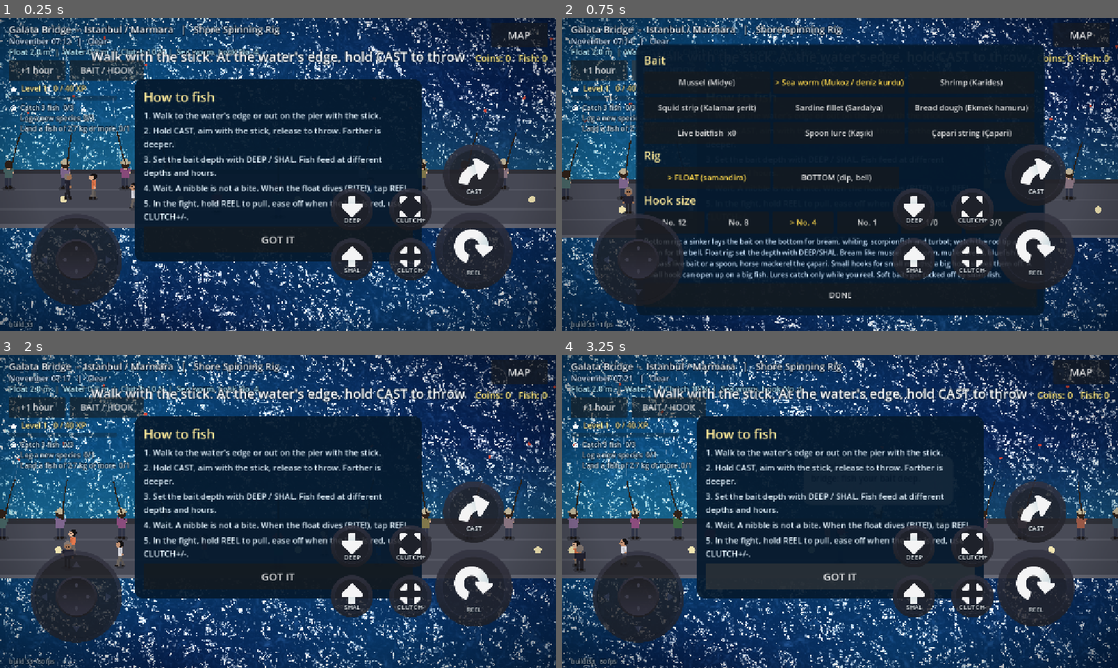
Above: before the commit, frames 1-4 (two rows, left to right).
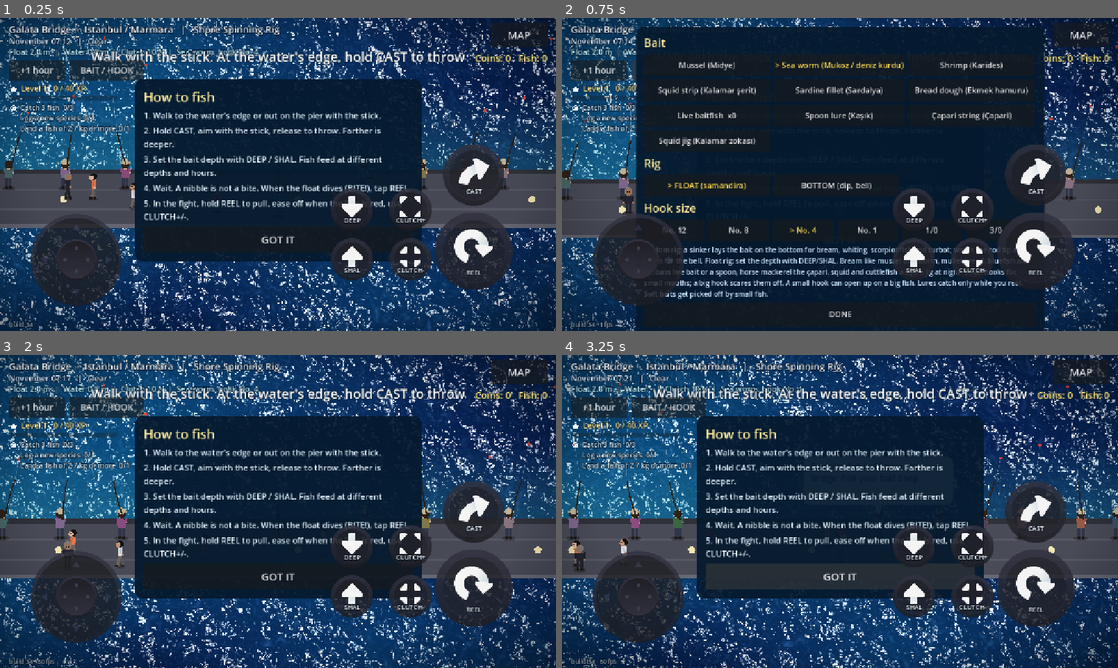
Above: after the commit, the same moments.

Repository: nextlevelcorp/godot_fishing_rpg
Game: Godot game, scene res://shore_fishing.tscn
Two runs of this game, one before a commit and one after it. Both use one fixed random seed, a clock stepped at 60 frames per second and the inputs below. This scene is started directly instead of the project's main scene.
Inputs (mouse positions are in pixels of both pictures, inside the frame that each line leads up to):
- Up to frame 1 (0.25 s): no input
- Up to frame 2 (0.75 s): click "BAIT / HOOK" at 0.5 s
- Up to frame 3 (2 s): click "DONE" at 1.25 s
- Up to frame 4 (3.25 s): tap Enter at 2 s; move the mouse to (962, 495) at 2.02 s; hold D (steer_right) 2.03-2.75 s; tap X (anchor) at 2.1 s; click (962, 495) at 2.17 s; drag from (728, 527) to (812, 574) at 2.77 s

The runs differ from the first frame. In frame 1, less than 0.1% of the frame differs, in the area x 5-6%, y 97-99%; in frame 2, 17%, in the area x 5-87%, y 2-100%; in frame 3, less than 0.1%; in frame 4, less than 0.1%.

Commit message:
fix: compact catch card that no longer hides the fish; squid jig (build 34)
- Catch card moved to the upper right, sized to its lines, smaller type and
  translucent; the landed fish is held up on the left at a capped size, so
  both are visible.
- New lure: squid jig (kalamar zokasi), the usual way to catch squid,
  cuttlefish and octopus from Turkish piers at night; carries its own pins.

Co-Authored-By: Claude Opus 5.5 <noreply@anthropic.com>
Claude-Session: https://claude.ai/code/session_01HLtjWBZvxzhjVtsJywwULp

Diff:
--- a/game_session.gd
+++ b/game_session.gd
@@ -11,7 +11,7 @@
 
 ## Shown on screen so a player can tell a fresh deploy from a page the browser cached.
 ## Bump it with every build that changes behaviour.
-const BUILD := "build 33"
+const BUILD := "build 34"
 const SAVE_PATH := "user://save.cfg"
 const SAVE_VERSION := 1
 const START_RIG := "shore_spinning_rig"
--- a/pov_view.gd
+++ b/pov_view.gd
@@ -28,6 +28,7 @@
 ## Sound cues for the shore scene to play: exit, drips, splash, splash_big.
 signal sfx(kind: String, volume: float)
 const G := 9.8
+const CATCH_AT := Vector2(470.0, 430.0)      ## where the landed fish is held up to look at
 const WAVE_ROWS := 12
 
 ## Set by ShoreFishing every frame.
@@ -422,7 +423,7 @@
 
 ## Landed: the fish swings up into view on the line, a pendulum on a spring, dripping water.
 func _animate_catch(delta: float) -> void:
-	var target := Vector2(540.0, 380.0)
+	var target := CATCH_AT
 	var acc := (target - _fish_pos) * 26.0 - _lift_v * 6.0
 	_lift_v += acc * delta
 	_fish_pos += _lift_v * delta
@@ -942,7 +943,7 @@
 
 
 func _draw_caught_fish() -> void:
-	var len_px := clampf(_fish_len_m(), 0.18, 1.3) * 300.0
+	var len_px := clampf(_fish_len_m() * 280.0, 150.0, 330.0)
 	if _creature != "":
 		_draw_creature(_creature, _fish_pos, _facing, _tilt, len_px / 160.0, Color.WHITE)
 	else:
@@ -951,10 +952,13 @@
 
 ## Catch card, with the species drawn as it looks (not a sprite).
 func _draw_card() -> void:
+	# Compact, upper right, clear of the HUD text, the touch buttons and the fish held up on the left.
 	var appear := clampf((3.4 - _catch_t) * 4.0, 0.0, 1.0)
-	var rect := Rect2(Vector2(40.0, 120.0 + (1.0 - appear) * 40.0), Vector2(520.0, 300.0))
+	var h := 60.0 + float(_catch_lines.size()) * 24.0
+	var rect := Rect2(Vector2(700.0, 76.0 - (1.0 - appear) * 30.0), Vector2(540.0, h))
+	_card.bg_color = Color(0.02, 0.10, 0.18, 0.82)
 	_card.draw(_canvas.get_canvas_item(), rect)
 	var font := ThemeDB.fallback_font
-	_canvas.draw_string(font, rect.position + Vector2(24.0, 50.0), _catch_title, HORIZONTAL_ALIGNMENT_LEFT, rect.size.x - 48.0, 30, Color(1.0, 0.92, 0.6))
+	_canvas.draw_string(font, rect.position + Vector2(18.0, 38.0), _catch_title, HORIZONTAL_ALIGNMENT_LEFT, rect.size.x - 36.0, 24, Color(1.0, 0.92, 0.6))
 	for i in _catch_lines.size():
-		_canvas.draw_string(font, rect.position + Vector2(24.0, 94.0 + float(i) * 32.0), _catch_lines[i], HORIZONTAL_ALIGNMENT_LEFT, rect.size.x - 48.0, 22, Color.WHITE)
+		_canvas.draw_string(font, rect.position + Vector2(18.0, 66.0 + float(i) * 24.0), _catch_lines[i], HORIZONTAL_ALIGNMENT_LEFT, rect.size.x - 36.0, 17, Color.WHITE)
--- a/shore_fishing.gd
+++ b/shore_fishing.gd
@@ -1522,8 +1522,8 @@
 	panel.set_anchors_and_offsets_preset(Control.PRESET_CENTER)
 	panel.offset_left = -470.0
 	panel.offset_right = 470.0
-	panel.offset_top = -300.0
-	panel.offset_bottom = 300.0
+	panel.offset_top = -340.0
+	panel.offset_bottom = 340.0
 	var style := StyleBoxFlat.new()
 	style.bg_color = Color(0.02, 0.10, 0.18, 0.95)
 	style.set_corner_radius_all(18)
@@ -1569,7 +1569,7 @@
 			_open_tackle_panel())
 		row.add_child(hb)
 	var hint := _plain_label(box, 16, Color(0.8, 0.9, 1.0))
-	hint.text = "Bottom rig: a sinker lays the bait on the bott …(202 unchanged characters)… it or a spoon, horse mackerel the çapari. Small hooks for small mouths; a big ho …(134 unchanged characters)…
+	hint.text = "Bottom rig: a sinker lays the bait on the bott …(202 unchanged characters)… it or a spoon, horse mackerel the çapari, squid and cuttlefish a squid jig at night. Small hooks for small mouths; a big ho …(134 unchanged characters)…
 	var done := _tackle_button("DONE", false, Vector2(200.0, 56.0))
 	done.pressed.connect(func() -> void: panel.queue_free())
 	box.add_child(done)
--- a/tackle.gd
+++ b/tackle.gd
@@ -19,8 +19,9 @@
 	"live_fish": {"name": "Live baitfish", "tr": "Canlı yem", "kind": "live", "steal": 0.05},
 	"spoon": {"name": "Spoon lure", "tr": "Kaşık", "kind": "lure", "steal": 0.0},
 	"capari": {"name": "Çapari string", "tr": "Çapari", "kind": "lure", "steal": 0.0},
+	"squid_jig": {"name": "Squid jig", "tr": "Kalamar zokası", "kind": "lure", "steal": 0.0},
 }
-const BAIT_ORDER: Array[String] = ["mussel", "sea_worm", "shrimp", "squid_strip", "sardine", "bread", "live_fish", "spoon", "capari"]
+const BAIT_ORDER: Array[String] = ["mussel", "sea_worm", "shrimp", "squid_strip", "sardine", "bread", "live_fish", "spoon", "capari", "squid_jig"]
 
 ## Hook sizes, smallest first. strength_n: pull at which the wire opens up and the fish is lost.
 const HOOKS := {
@@ -57,9 +58,9 @@
 	"greater_weever": {"sea_worm": 1.0, "shrimp": 1.0, "sardine": 0.8},
 	"ornate_wrasse": {"sea_worm": 1.2, "shrimp": 1.0, "mussel": 0.9},
 	"turbot": {"live_fish": 1.1, "sardine": 1.0, "squid_strip": 0.8},
-	"common_octopus": {"sardine": 1.0, "squid_strip": 0.8},
-	"common_cuttlefish": {"shrimp": 1.0, "live_fish": 0.8},
-	"european_squid": {"sardine": 0.9, "shrimp": 0.9},
+	"common_octopus": {"squid_jig": 1.2, "sardine": 1.0, "squid_strip": 0.8},
+	"common_cuttlefish": {"squid_jig": 1.4, "shrimp": 1.0, "live_fish": 0.8},
+	"european_squid": {"squid_jig": 1.6, "sardine": 0.6, "shrimp": 0.6},
 	"blue_crab": {"sardine": 1.1, "mussel": 0.9},
 }
 const PREF_OTHER := 0.15
@@ -120,6 +121,8 @@
 
 
 static func _hook_index(hook: String, bait: String) -> int:
+	if bait == "squid_jig":
+		return 2                     # a jig carries its own crown of pins, sized for squid
 	return CAPARI_HOOK if bait == "capari" else maxi(0, HOOK_ORDER.find(hook))
 
 
